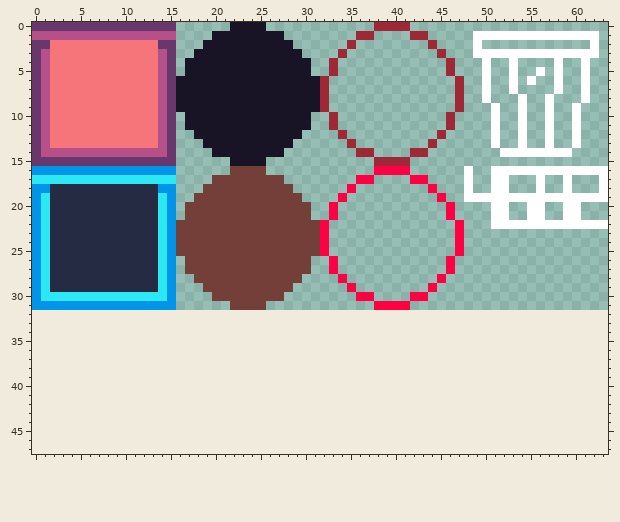
Edited in one commit: pixel-art sprite (Assets/UI/UI.png). That is the earlier state.
The file is 64x32 pixels. The old version is drawn lined up with the new one, on the new canvas.
After the commit:
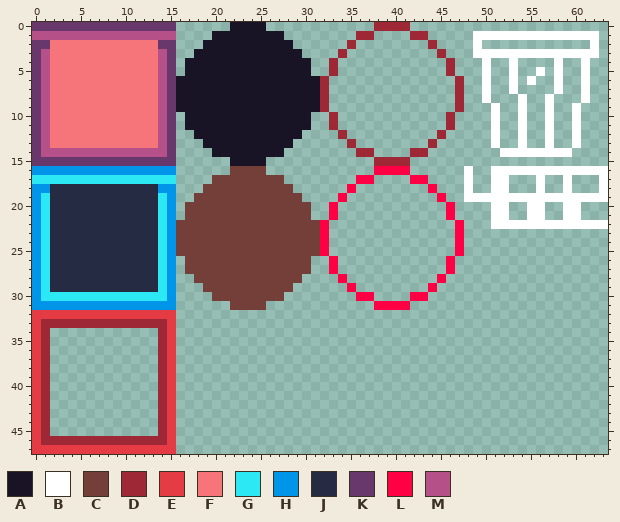
Palette (. is transparent): A #181425  B #ffffff  C #743f39  D #9e2835  E #e43b44  F #f6757a  G #2ce8f5  H #0095e9  J #262b44  K #68386c  L #ff0044  M #b55088
Edits made:
canvas 64x32 -> 64x48
The author put colour D in row 33 at x 1 to 14; in rows 34 to 45 at x 1 and 14; in row 46 at x 1 to 14.
The author put colour E in row 32 at x 0 to 15; in rows 33 to 46 at x 0 and 15; in row 47 at x 0 to 15.
Changed places in both pictures, as pixel boxes (x1, y1, x2, y2):
added: (32, 310, 176, 454)
